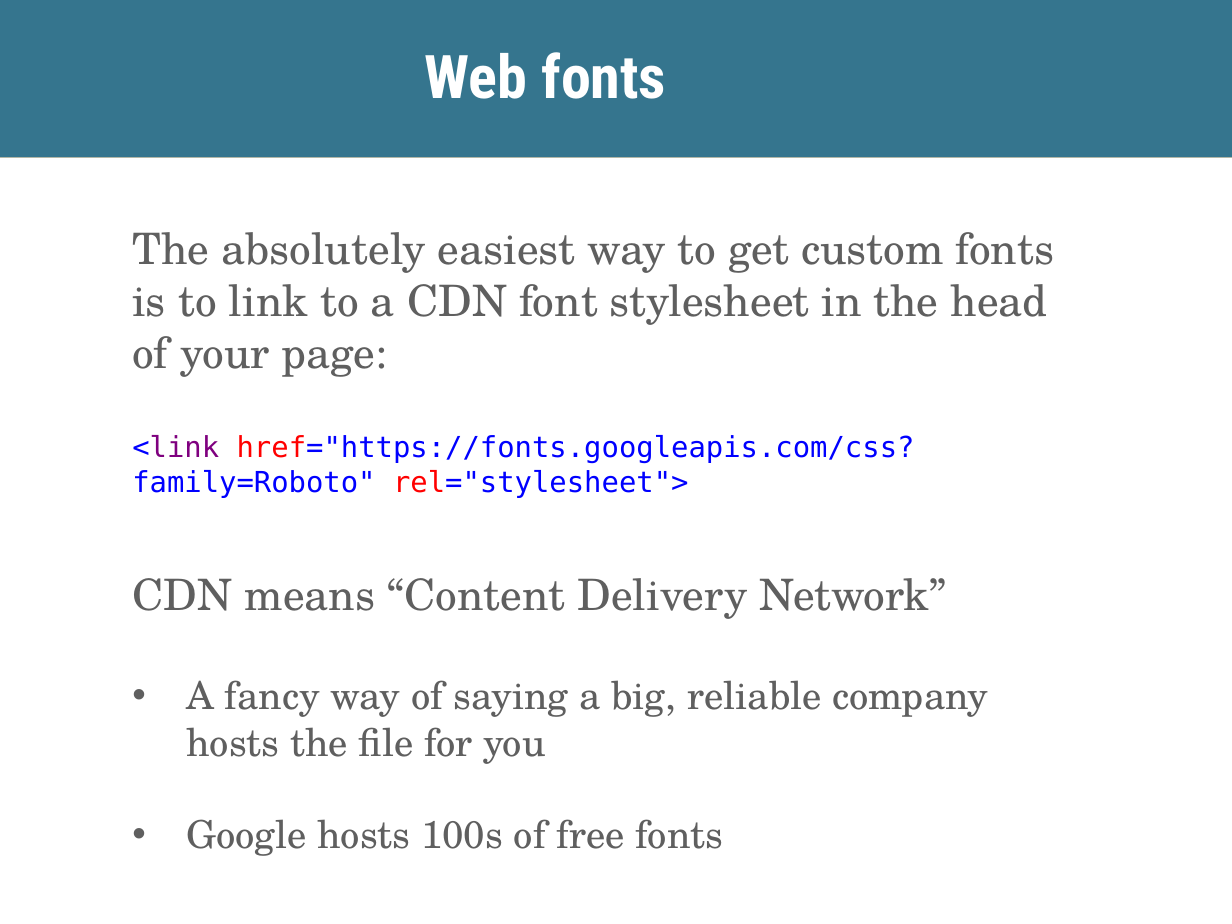
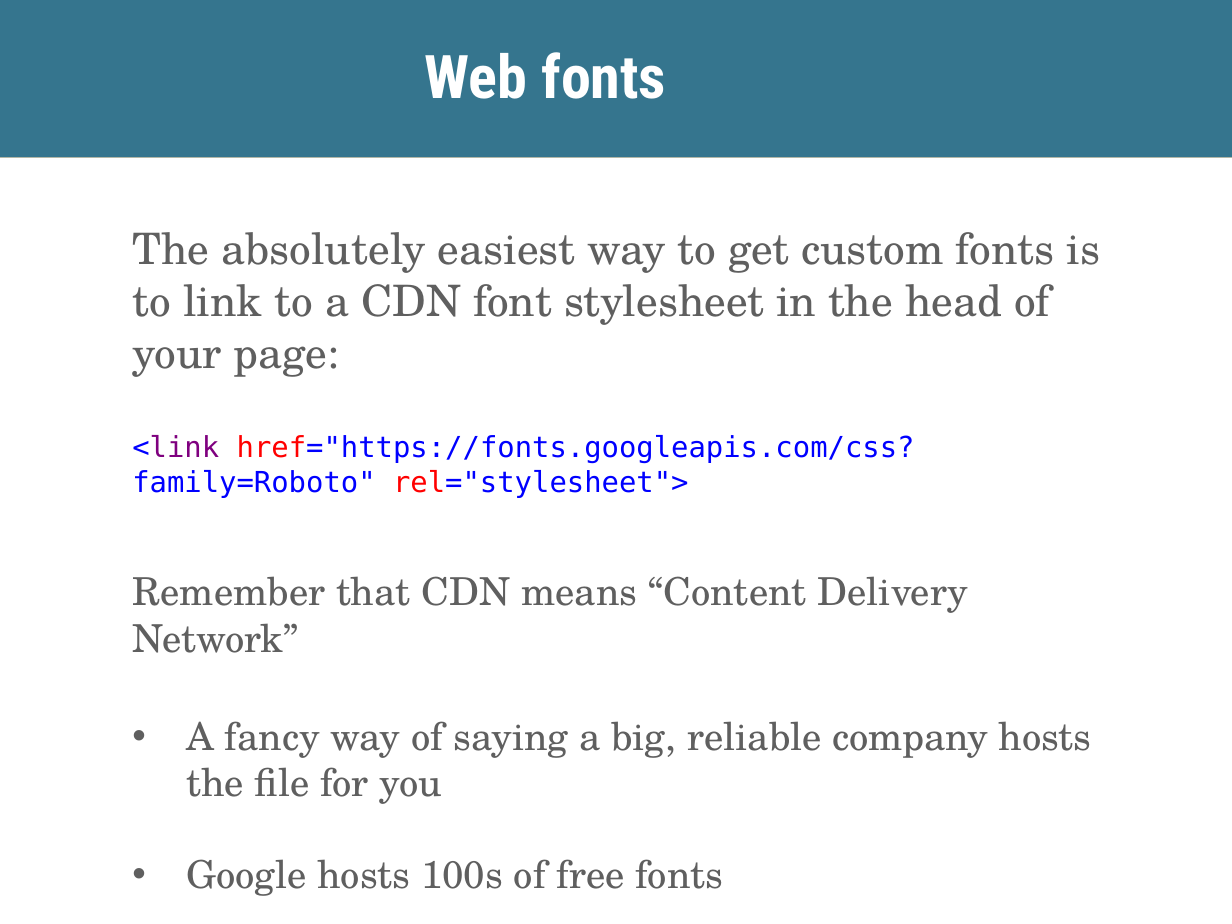
Before and after one commit to skornfeld/svc-class-jan-2018, a slide deck: slide 56 of slides/week-4.pptx (slide 60 before the commit). Drawn at 1232x924 pixels with LibreOffice and Linux fonts; fonts in the diff are those of the drawing. Boxes give left, top, right and bottom in pixels: in the first picture for what was removed or moved away, otherwise in the second. Text is boxed around its words. In the diff, an @@ line names an element or a change of style, - is before the commit and + after.

```diff
--- a/slides/week-4.pptx
+++ b/slides/week-4.pptx
@@ text at bbox=[132, 576, 969, 653]: text changed; size 36 to 32 pt @@
-CDN means “Content Delivery Network”
+Remember that CDN means “Content Delivery Network”
```
Also in this commit, not shown: 12 other slides changed, 1 slide added, 4 slides removed, 6 other files.
